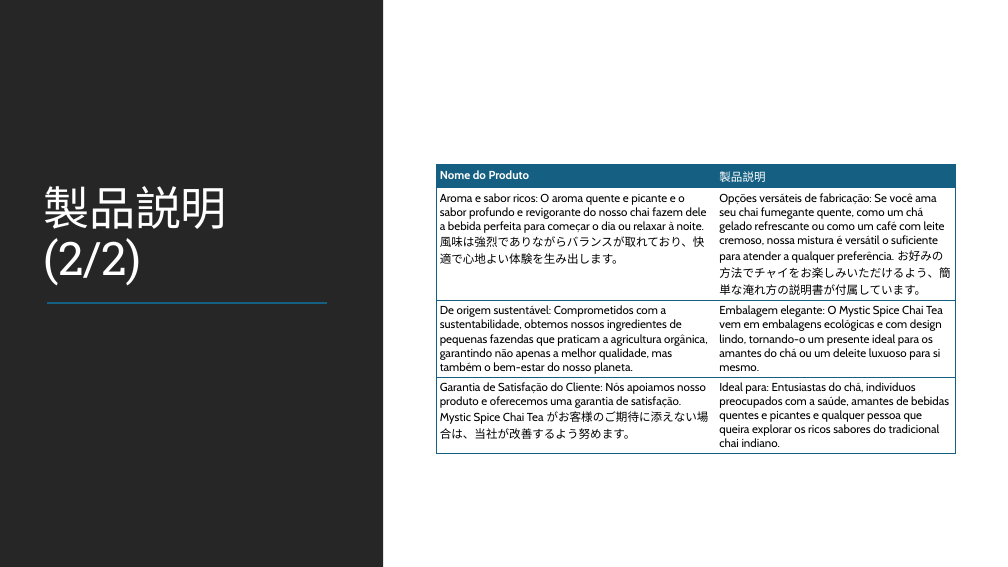
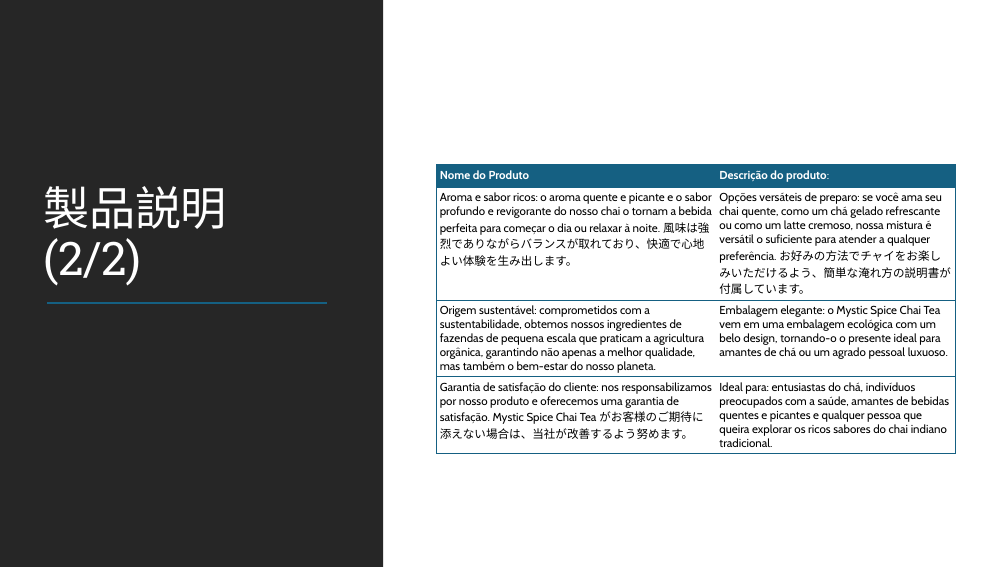
Before and after one commit to MicrosoftLearning/MS-4004-Empower-workforce-copilot-use-cases.pt-br, a slide deck: slide 6 of ResourceFiles/Mystic Spice Premium Chai Market Analysis Presentation.pptx. Drawn at 1008x567 pixels with LibreOffice and Linux fonts; fonts in the diff are those of the drawing. Boxes give left, top, right and bottom in pixels: in the first picture for what was removed or moved away, otherwise in the second. Text is boxed around its words. In the diff, an @@ line names an element or a change of style, - is before the commit and + after.

```diff
--- a/ResourceFiles/Mystic Spice Premium Chai Market Analysis Presentation.pptx
+++ b/ResourceFiles/Mystic Spice Premium Chai Market Analysis Presentation.pptx
@@ table at (437, 165, 956, 455) @@
-row 1, column 2: 製品説明
+row 1, column 2: Descrição do produto:
-row 2, column 1: Aroma e sabor ricos: O aroma quente e picante e o sabor profundo e revigorante do nosso chai fazem dele a bebida perfeita para começar o dia ou relaxar à noite. 風味は強烈でありながらバランスが取れており、快適で心地よい体験を生み出します。
+row 2, column 1: Aroma e sabor ricos: o aroma quente e picante e o sabor profundo e revigorante do nosso chai o tornam a bebida perfeita para começar o dia ou relaxar à noite. 風味は強烈でありながらバランスが取れており、快適で心地よい体験を生み出します。
-row 2, column 2: Opções versáteis de fabricação: Se você ama seu chai fumegante quente, como um chá gelado refrescante ou como um café com leite cremoso, nossa mistura é versátil o suficiente para atender a qualquer preferência. お好みの方法でチャイをお楽しみいただけるよう、簡単な淹れ方の説明書が付属しています。
+row 2, column 2: Opções versáteis de preparo: se você ama seu chai quente, como um chá gelado refrescante ou como um latte cremoso, nossa mistura é versátil o suficiente para atender a qualquer preferência. お好みの方法でチャイをお楽しみいただけるよう、簡単な淹れ方の説明書が付属しています。
-row 3, column 1: De origem sustentável: Comprometidos com a sustentabilidade, obtemos nossos ingredientes de pequenas fazendas que praticam a agricultura orgânica, garantindo não apenas a melhor qualidade, mas também o bem-estar do nosso planeta.
+row 3, column 1: Origem sustentável: comprometidos com a sustentabilidade, obtemos nossos ingredientes de fazendas de pequena escala que praticam a agricultura orgânica, garantindo não apenas a melhor qualidade, mas também o bem-estar do nosso planeta.
-row 3, column 2: Embalagem elegante: O Mystic Spice Chai Tea vem em embalagens ecológicas e com design lindo, tornando-o um presente ideal para os amantes do chá ou um deleite luxuoso para si mesmo.
+row 3, column 2: Embalagem elegante: o Mystic Spice Chai Tea vem em uma embalagem ecológica com um belo design, tornando-o o presente ideal para amantes de chá ou um agrado pessoal luxuoso.
-row 4, column 1: Garantia de Satisfação do Cliente: Nós apoiamos nosso produto e oferecemos uma garantia de satisfação. Mystic Spice Chai Tea がお客様のご期待に添えない場合は、当社が改善するよう努めます。
+row 4, column 1: Garantia de satisfação do cliente: nos responsabilizamos por nosso produto e oferecemos uma garantia de satisfação. Mystic Spice Chai Tea がお客様のご期待に添えない場合は、当社が改善するよう努めます。
-row 4, column 2: Ideal para: Entusiastas do chá, indivíduos preocupados com a saúde, amantes de bebidas quentes e picantes e qualquer pessoa que queira explorar os ricos sabores do tradicional chai indiano.
+row 4, column 2: Ideal para: entusiastas do chá, indivíduos preocupados com a saúde, amantes de bebidas quentes e picantes e qualquer pessoa que queira explorar os ricos sabores do chai indiano tradicional.
```
Also in this commit, not shown: 8 other slides changed, 32 other files.
